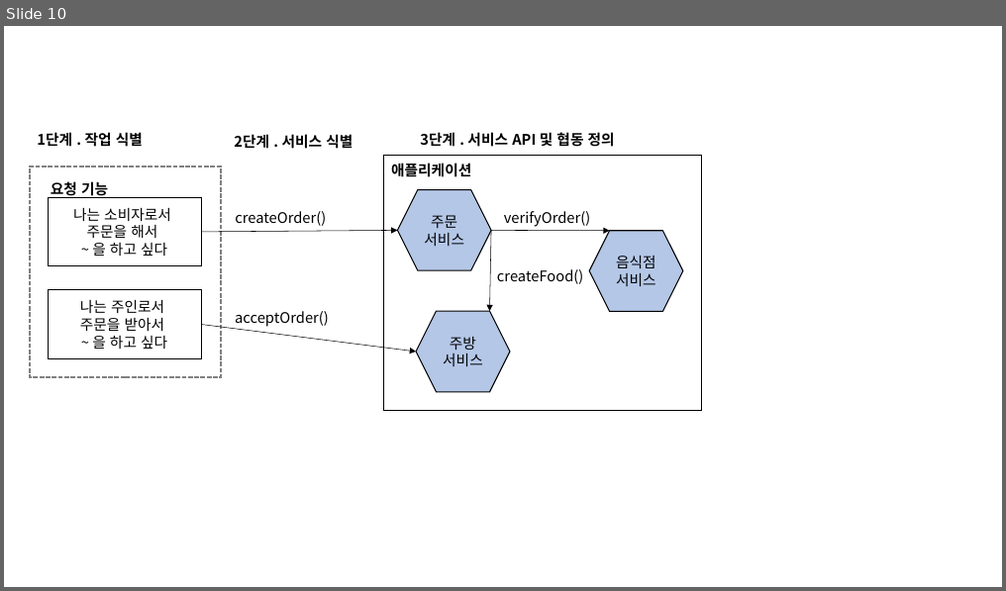
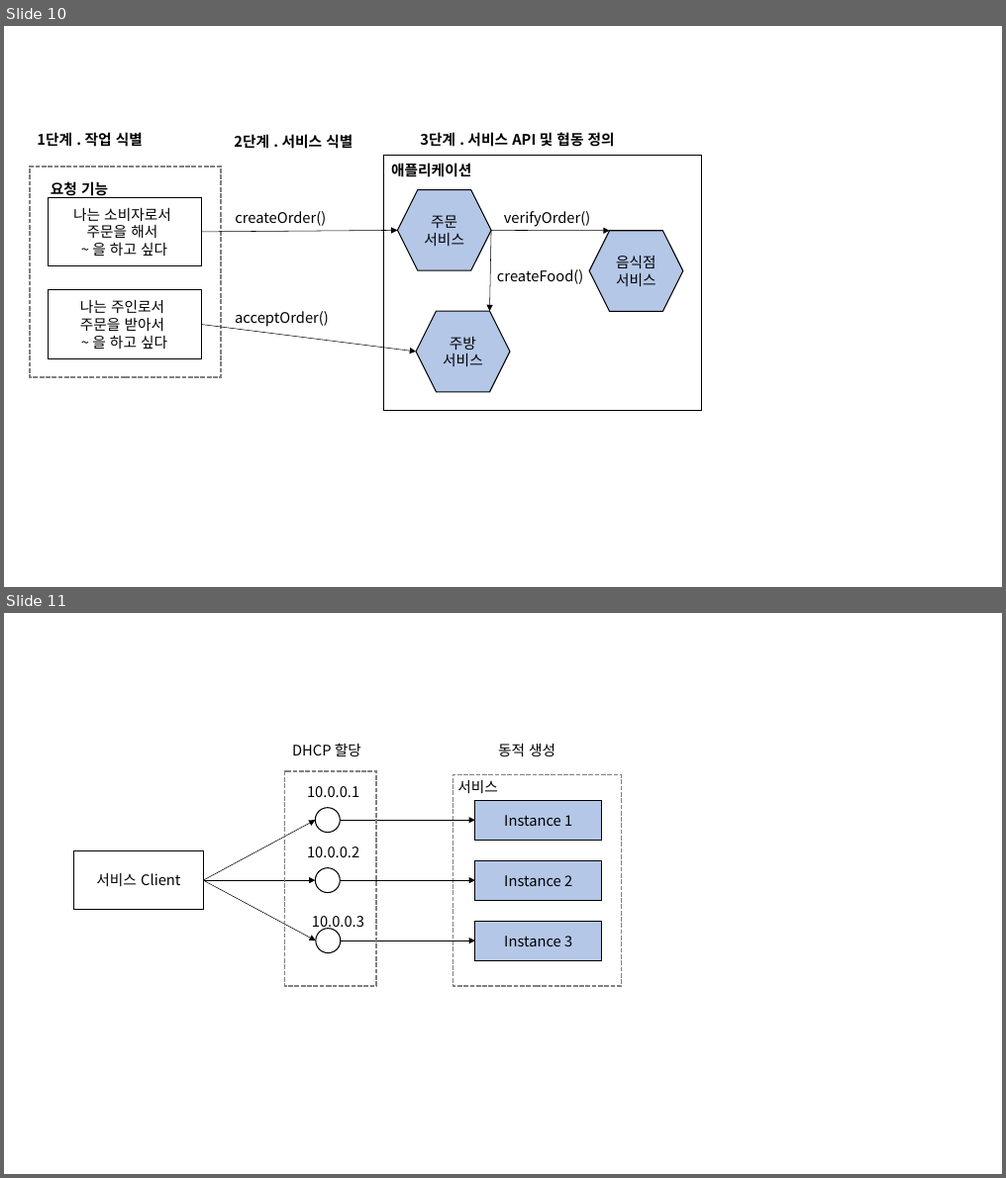
Before and after one commit to sanggi-wjg/my_study, a slide deck: MicroServiceArchitecture/data/msa_data.pptx. Shown one above the other, each under a label of ours: slide 10 before the commit, slides 10 and 11 after it. The pictures are 1006x591 and 1006x1178 pixels, drawn with LibreOffice and Linux fonts; fonts in the diff are those of the drawing. Boxes give left, top, right and bottom in pixels: in the first picture for what was removed or moved away, otherwise in the second. Text is boxed around its words. In the diff, an @@ line names an element or a change of style, - is before the commit and + after.

```diff
--- a/MicroServiceArchitecture/data/msa_data.pptx
+++ b/MicroServiceArchitecture/data/msa_data.pptx
@@ slide 11 added at box(4, 613, 1002, 1174), background #FFFFFF @@
@@ text added at box(292, 743, 361, 757), 14 pt, text #000000 @@
+DHCP 할당
@@ text added at box(498, 744, 555, 757), 14 pt, text #000000 @@
+동적 생성
@@ rectangle added at box(285, 771, 376, 986), outline #808080 1.5 pt dashed @@
@@ text added at box(307, 786, 359, 797), 14 pt, text #000000 @@
+10.0.0.1
@@ rectangle added at box(453, 774, 622, 986), outline #808080 1.5 pt dashed @@
@@ text added at box(457, 780, 498, 793), 14 pt, text #000000 @@
+서비스
@@ arrow added from (203, 880) to (316, 820), #000000 0.5 pt @@
@@ ellipse added at box(316, 808, 341, 833), fill #FFFFFF, outline #000000 1 pt @@
@@ arrow added from (341, 820) to (475, 820), #000000 0.5 pt @@
@@ rectangle added at box(475, 800, 601, 840), fill #B4C7E7, outline #000000 1 pt, 14 pt, text #000000 @@
+Instance 1
@@ text added at box(307, 847, 359, 858), 14 pt, text #000000 @@
+10.0.0.2
@@ rectangle added at box(73, 852, 203, 909), fill #FFFFFF, outline #000000 1 pt, 14 pt, text #000000 @@
+서비스 Client
@@ ellipse added at box(316, 868, 341, 893), fill #FFFFFF, outline #000000 1 pt @@
@@ rectangle added at box(475, 861, 601, 900), fill #B4C7E7, outline #000000 1 pt, 14 pt, text #000000 @@
+Instance 2
@@ arrow added from (203, 880) to (316, 880), #000000 0.5 pt @@
@@ arrow added from (203, 880) to (316, 941), #000000 0.5 pt @@
@@ arrow added from (341, 880) to (475, 880), #000000 0.5 pt @@
@@ text added at box(312, 916, 364, 931), 14 pt, text #000000 @@
+10.0.0.3
@@ ellipse added at box(316, 928, 341, 953), fill #FFFFFF, outline #000000 1 pt @@
@@ rectangle added at box(475, 921, 601, 960), fill #B4C7E7, outline #000000 1 pt, 14 pt, text #000000 @@
+Instance 3
@@ arrow added from (341, 941) to (475, 941), #000000 0.5 pt @@
```
Also in this commit, not shown: 1 other slide added, 2 other files.
